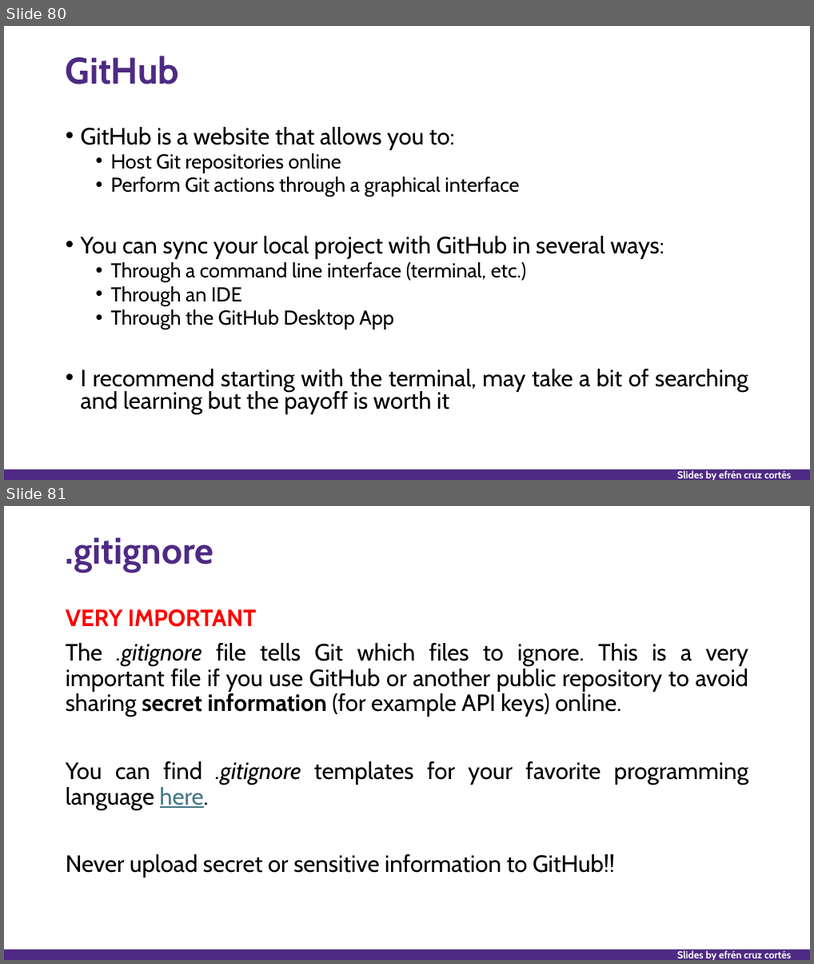
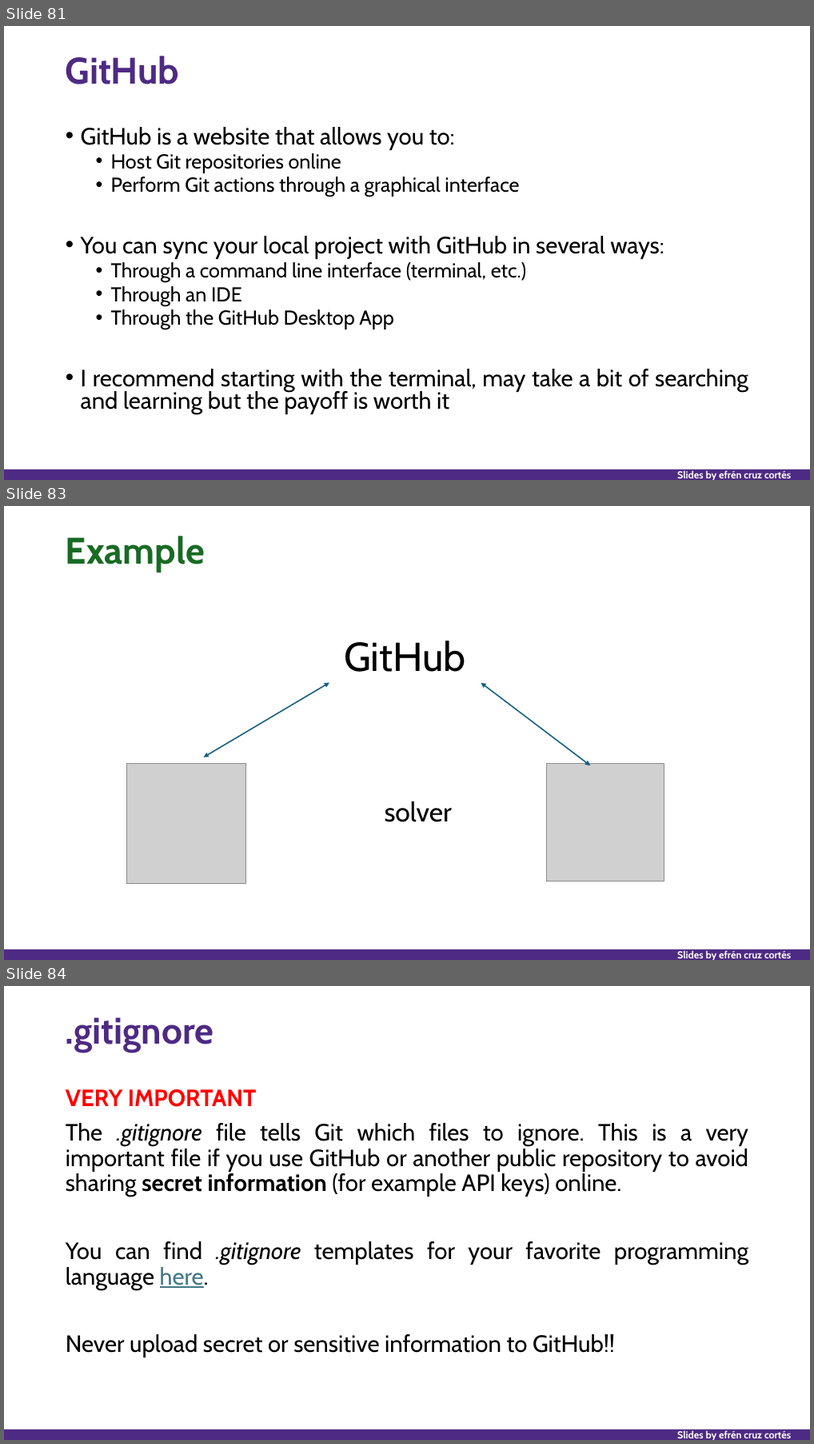
Before and after one commit to nuitrcs/researchers_guide_to_code_organization, a slide deck: researchers_guide_to_code_organization_day_1.pptx. Shown one above the other, each under a label of ours: slides 80 and 81 before the commit, slides 81, 83 and 84 after it; the slides between them are not shown. The pictures are 814x964 and 814x1444 pixels, drawn with LibreOffice and Linux fonts; fonts in the diff are those of the drawing; grey boxes stand for pictures. Boxes give left, top, right and bottom in pixels: in the first picture for what was removed or moved away, otherwise in the second. Text is boxed around its words. In the diff, an @@ line names an element or a change of style, - is before the commit and + after.

```diff
--- a/researchers_guide_to_code_organization_day_1.pptx
+++ b/researchers_guide_to_code_organization_day_1.pptx
@@ slide 83 added at <box>4,506,810,960</box>, background #FFFFFF; not listed: 2 template elements that a slide beside it also shows @@
@@ title added at <box>66,536,205,572</box>, 44 pt, text #196B24, bold @@
+Example
@@ text added at <box>344,640,466,672</box>, 48 pt, text #000000 @@
+GitHub
@@ double arrow added from (204, 757) to (330, 683), #156082 1.5 pt @@
@@ double arrow added from (482, 683) to (591, 765), #156082 1.5 pt @@
@@ picture added at <box>127,763,246,883</box> @@
@@ picture added at <box>546,763,665,881</box> @@
@@ text added at <box>385,800,452,822</box>, 32 pt, text #000000 @@
+solver
@@ what was slide 80 is now slide 81 @@
@@ what was slide 81 is now slide 84 @@
```
Also in this commit, not shown: 1 slide changed, 2 other slides added, 1 other file.
